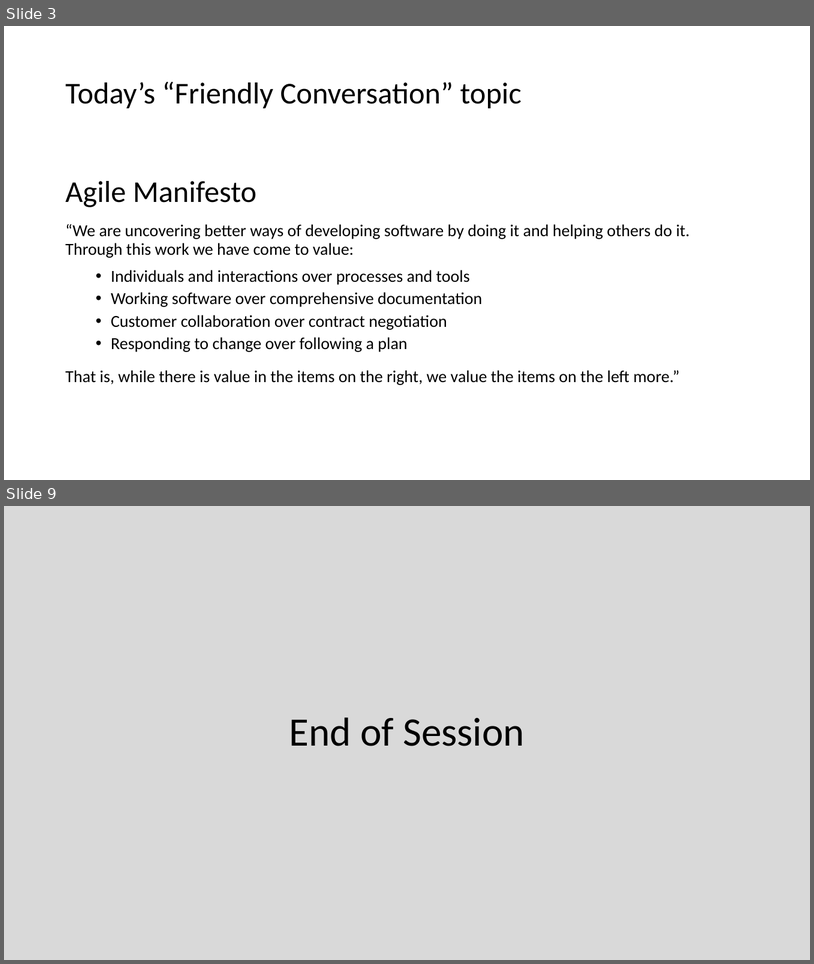
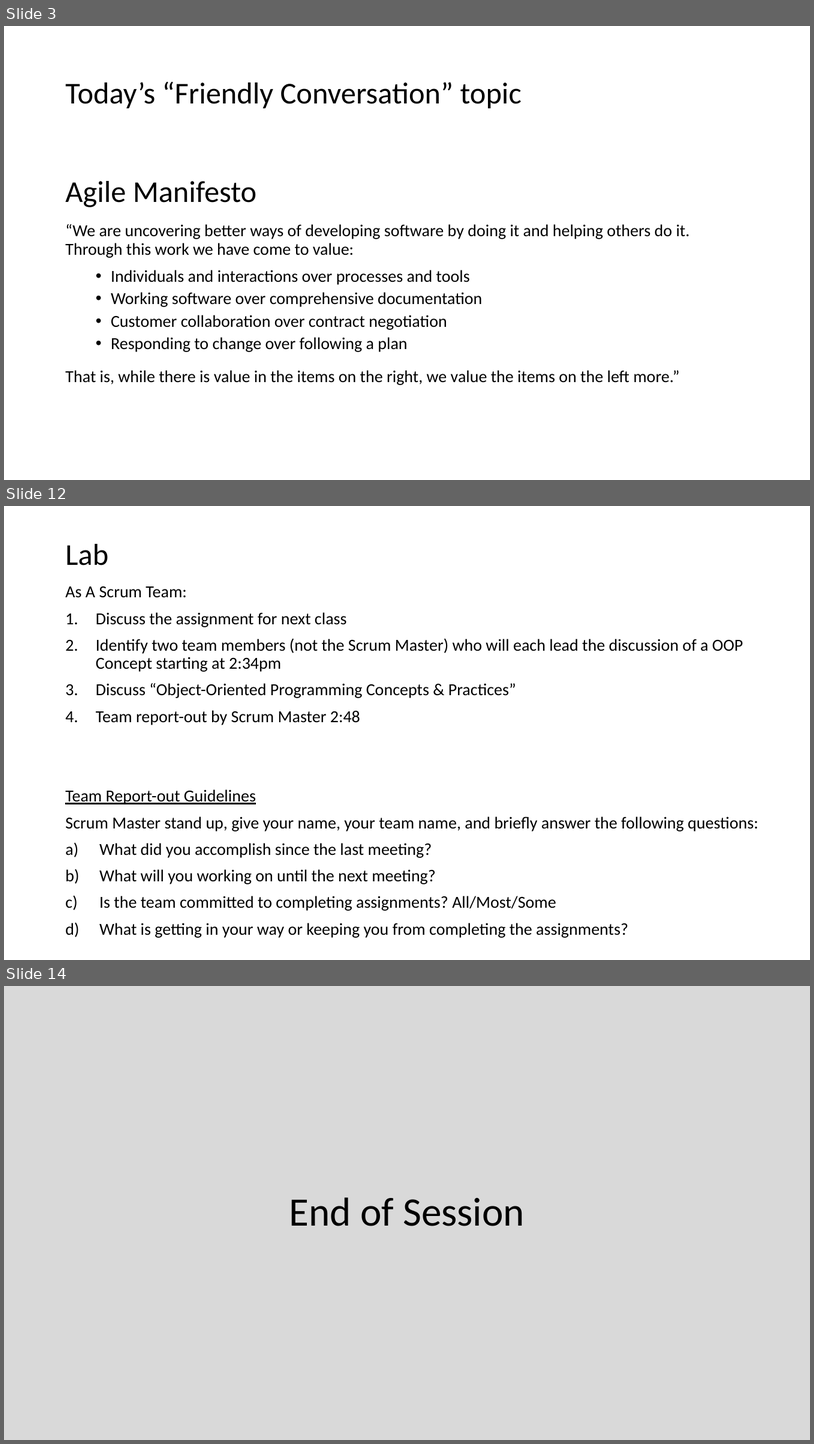
Before and after one commit to EricJPogue/CPSC-24500, a slide deck: lecture-slides/2019-08-28.pptx. Shown one above the other, each under a label of ours: slides 3 and 9 before the commit, slides 3, 12 and 14 after it; the slides between them are not shown. The pictures are 814x964 and 814x1444 pixels, drawn with LibreOffice and Linux fonts; fonts in the diff are those of the drawing. Boxes give left, top, right and bottom in pixels: in the first picture for what was removed or moved away, otherwise in the second. Text is boxed around its words. In the diff, an @@ line names an element or a change of style, - is before the commit and + after.

```diff
--- a/lecture-slides/2019-08-28.pptx
+++ b/lecture-slides/2019-08-28.pptx
@@ slide 12 added at [4,506,810,960], background #FFFFFF @@
@@ title added at [65,544,108,565], 36 pt, text #000000 @@
+Lab
@@ text added at [65,586,759,937], 20 pt, text #000000 @@
+As A Scrum Team:
+1. Discuss the assignment for next class
+2. Identify two team members (not the Scrum Master) who will each lead the discussion of a OOP Concept starting at 2:34pm
+3. Discuss “Object-Oriented Programming Concepts & Practices”
+4. Team report-out by Scrum Master 2:48
+Team Report-out Guidelines
+Scrum Master stand up, give your name, your team name, and briefly answer the following questions:
+a) What did you accomplish since the last meeting?
+b) What will you working on until the next meeting?
+c) Is the team committed to completing assignments? All/Most/Some
+d) What is getting in your way or keeping you from completing the assignments?
@@ what was slide 9 is now slide 14 @@
```
Also in this commit, not shown: 4 slides changed, 7 other slides added, 3 slides removed, 1 other file.
